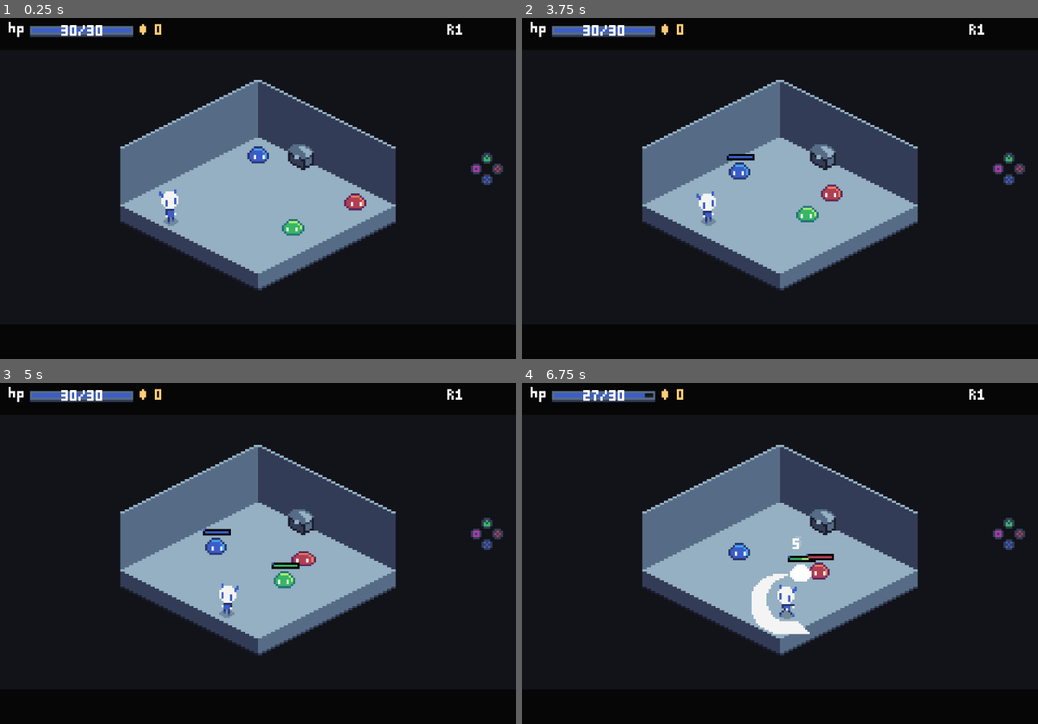
Above: before the commit, frames 1-4 (two rows, left to right).
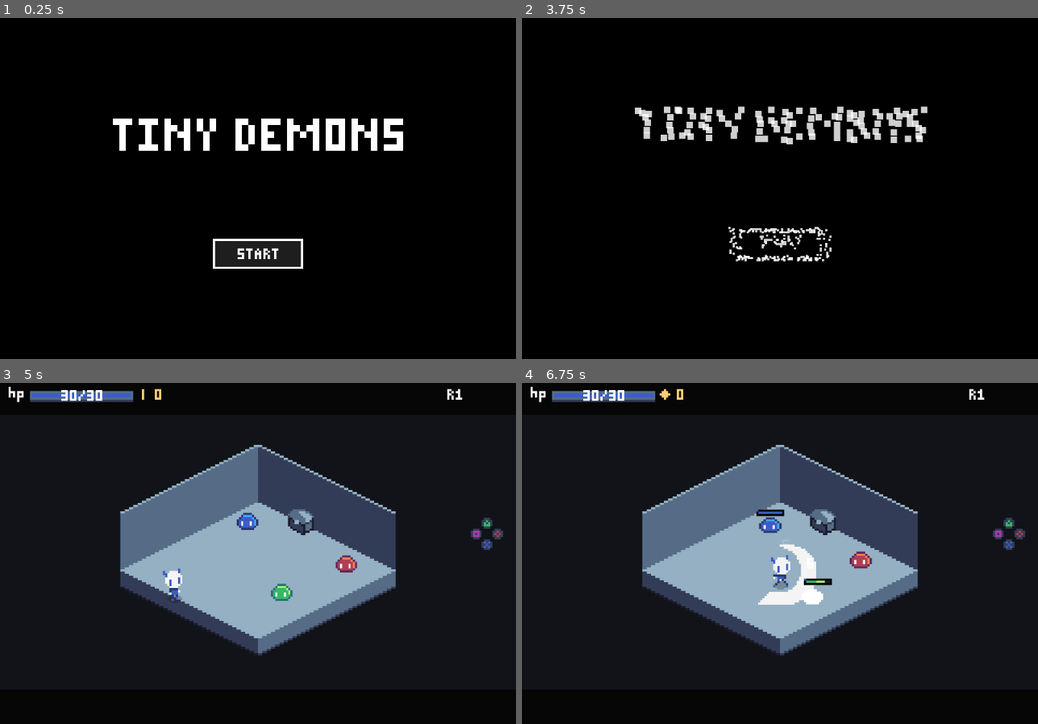
Above: after the commit, the same moments.

Repository: Whynchu/TinyDemons
Game: Godot game, scene res://scenes/main.tscn
Same seed, same stepped clock (60 frames per second), same inputs: the game is played once before the commit and once after it.
Inputs (mouse positions are in pixels of both pictures, inside the frame that each line leads up to):
- Up to frame 1 (0.25 s): no input
- Up to frame 2 (3.75 s): click (780, 253) at 0.52 s; click (780, 253) at 1.27 s; click (780, 249) at 2.02 s; click (780, 249) at 2.77 s; tap Enter (ui_accept) at 3.5, 3.6 s; move the mouse to (893, 171) at 3.52 s; hold Right from 3.53 s (still down); click (893, 171) at 3.67 s
- Up to frame 3 (5 s): tap Enter (ui_accept) at 3.77, 4.07, 4.52, 4.55, 4.82 s; move the mouse to (154, 570) at 4.27 s; release Right at 4.28 s; hold Down from 4.28 s (still down); tap Q at 4.35 s; click (154, 570) at 4.42 s
- Up to frame 4 (6.75 s): move the mouse to (831, 475) at 5.02 s; release Down at 5.03 s; hold Right 5.03-5.78 s; hold Tab 5.03-5.78 s; click (831, 475) at 5.17 s; tap Enter (ui_accept) at 5.3, 6.02, 6.05, 6.32 s; move the mouse to (754, 621) at 5.77 s; hold Up 5.78-6.53 s; tap J at 5.85 s; click (754, 621) at 5.92 s; move the mouse to (934, 604) at 6.52 s; hold Left from 6.53 s (still down); hold Space from 6.53 s (still down); click (934, 604) at 6.67 s

The runs differ from the first frame. In frame 1, 24% of the frame differs, in the area x 1-98%, y 1-80%; in frame 2, 25%; in frame 3, 1.7%; in frame 4, 2.8%.

Commit message:
Add title and game over presentation

Diff:
--- a/tiny-demons/scripts/gameplay.gd
+++ b/tiny-demons/scripts/gameplay.gd
@@ -230,7 +230,20 @@
 var player_death_texture: Texture2D = null
 var game_over_overlay: ColorRect = null
 var game_over_button: Button = null
+var game_over_title_button: Button = null
 var game_over_fade_timer := 0.0
+var title_overlay: ColorRect = null
+var title_start_button: Button = null
+var title_frame_timer := 0.0
+var title_screen_text: Sprite2D = null
+var title_start_text: Sprite2D = null
+var title_transition_active := false
+var title_transition_timer := 0.0
+var title_particles: Array[Dictionary] = []
+var title_particle_layer: Node2D = null
+var scene_transition_overlay: ColorRect = null
+var scene_transition_timer := 0.0
+var scene_transition_active := false
 var gold := 0
 var interact_input_was_down := false
 var chest_unlocked := false
@@ -329,6 +342,8 @@
 	_build_gold_indicator()
 	_build_button_hud()
 	_build_game_over_ui()
+	_build_title_screen()
+	_build_scene_transition()
 	player_equipment = player.get_node_or_null("Equipment") as EquipmentComponent
 	if player_equipment == null:
 		player_equipment = EquipmentComponent.new()
@@ -381,6 +396,19 @@
 func _physics_process(delta: float) -> void:
 	if walkable_outline.is_empty():
 		return
+	if scene_transition_active:
+		scene_transition_timer += delta
+		scene_transition_overlay.modulate.a = clampf(scene_transition_timer / 0.28, 0.0, 1.0)
+		# Hold the fully black frame briefly before reloading the scene.
+		if scene_transition_timer >= 0.34:
+			get_tree().reload_current_scene()
+		return
+	if title_transition_active or (title_overlay != null and title_overlay.visible):
+		_update_title_screen(delta)
+		if title_transition_active and title_transition_timer < 0.72:
+			return
+		if not title_transition_active:
+			return
 	if hitstop_timer > 0.0:
 		hitstop_timer = maxf(hitstop_timer - delta, 0.0)
 		return
@@ -509,7 +537,11 @@
 		game_over_fade_timer += delta
 		game_over_overlay.modulate.a = clampf(game_over_fade_timer / GAME_OVER_FADE_TIME, 0.0, 1.0)
 		if game_over_button != null:
-			game_over_button.modulate.a = 0.55 + sin(game_over_fade_timer * 7.0) * 0.45
+			game_over_button.modulate.a = _retro_button_alpha(game_over_fade_timer)
+			game_over_button.position.y = 105.0 + _retro_button_bob(game_over_fade_timer)
+		if game_over_title_button != null:
+			game_over_title_button.modulate.a = _retro_button_alpha(game_over_fade_timer + 0.6)
+			game_over_title_button.position.y = 121.0 + _retro_button_bob(game_over_fade_timer + 0.4)
 	elif player_death_timer >= death_effect_end + PLAYER_DEATH_OBSERVE_TIME:
 		_show_game_over()
 
@@ -557,7 +589,7 @@
 	game_over_overlay.name = "GameOverOverlay"
 	game_over_overlay.position = Vector2.ZERO
 	game_over_overlay.size = Vector2(240, 160)
-	game_over_overlay.color = Color(0, 0, 0, 0.82)
+	game_over_overlay.color = Color(0, 0, 0, 0.62)
 	game_over_overlay.mouse_filter = Control.MOUSE_FILTER_STOP
 	game_over_overlay.visible = false
 	game_over_overlay.modulate.a = 0.0
@@ -594,6 +626,23 @@
 	game_over_button.add_child(restart_text)
 	game_over_button.pressed.connect(_restart_game)
 	game_over_overlay.add_child(game_over_button)
+	game_over_title_button = Button.new()
+	game_over_title_button.position = Vector2(99, 121)
+	game_over_title_button.size = Vector2(42, 12)
+	game_over_title_button.text = ""
+	game_over_title_button.focus_mode = Control.FOCUS_ALL
+	game_over_title_button.mouse_default_cursor_shape = Control.CURSOR_POINTING_HAND
+	game_over_title_button.add_theme_stylebox_override("normal", normal_style)
+	game_over_title_button.add_theme_stylebox_override("hover", focus_style)
+	game_over_title_button.add_theme_stylebox_override("focus", focus_style)
+	var title_button_text := Sprite2D.new()
+	title_button_text.texture = _pixel_text_texture("TITLE", Color.WHITE)
+	title_button_text.centered = true
+	title_button_text.position = game_over_title_button.size * 0.5
+	title_button_text.texture_filter = CanvasItem.TEXTURE_FILTER_NEAREST
+	game_over_title_button.add_child(title_button_text)
+	game_over_title_button.pressed.connect(_return_to_title)
+	game_over_overlay.add_child(game_over_title_button)
 
 
 func _show_game_over() -> void:
@@ -605,6 +654,206 @@
 	game_over_button.grab_focus()
 
 
+func _build_title_screen() -> void:
+	title_overlay = ColorRect.new()
+	title_overlay.name = "TitleOverlay"
+	title_overlay.position = Vector2.ZERO
+	title_overlay.size = Vector2(240, 160)
+	title_overlay.color = Color.BLACK
+	title_overlay.mouse_filter = Control.MOUSE_FILTER_STOP
+	title_overlay.z_index = 0
+	ui.add_child(title_overlay)
+
+	title_screen_text = Sprite2D.new()
+	title_screen_text.texture = _pixel_text_texture("TINY DEMONS", Color.WHITE)
+	title_screen_text.centered = false
+	title_screen_text.scale = Vector2(3, 3)
+	title_screen_text.position = Vector2((240.0 - title_screen_text.texture.get_width() * 3.0) * 0.5, 48)
+	title_screen_text.texture_filter = CanvasItem.TEXTURE_FILTER_NEAREST
+	title_overlay.add_child(title_screen_text)
+
+	title_start_button = Button.new()
+	title_start_button.position = Vector2(99, 103)
+	title_start_button.size = Vector2(42, 14)
+	title_start_button.text = ""
+	title_start_button.focus_mode = Control.FOCUS_ALL
+	title_start_button.mouse_default_cursor_shape = Control.CURSOR_POINTING_HAND
+	var normal_style := StyleBoxFlat.new()
+	normal_style.bg_color = Color(0, 0, 0, 0)
+	normal_style.border_color = Color.WHITE
+	normal_style.set_border_width_all(1)
+	var focus_style := StyleBoxFlat.new()
+	focus_style.bg_color = Color(1, 1, 1, 0.12)
+	focus_style.border_color = Color.WHITE
+	focus_style.set_border_width_all(1)
+	title_start_button.add_theme_stylebox_override("normal", normal_style)
+	title_start_button.add_theme_stylebox_override("hover", focus_style)
+	title_start_button.add_theme_stylebox_override("focus", focus_style)
+	title_start_text = Sprite2D.new()
+	title_start_text.texture = _pixel_text_texture("START", Color.WHITE)
+	title_start_text.centered = true
+	title_start_text.position = title_start_button.size * 0.5
+	title_start_text.texture_filter = CanvasItem.TEXTURE_FILTER_NEAREST
+	title_start_button.add_child(title_start_text)
+	title_start_button.pressed.connect(_start_from_title)
+	title_overlay.add_child(title_start_button)
+	title_start_button.grab_focus()
+
+
+func _update_title_screen(delta: float) -> void:
+	if title_transition_active:
+		_update_title_particles(delta)
+		title_transition_timer += delta
+		var fade_start := 0.72
+		var fade_duration := 0.42
+		title_overlay.modulate.a = 1.0 if title_transition_timer < fade_start else clampf(1.0 - (title_transition_timer - fade_start) / fade_duration, 0.0, 1.0)
+		if title_transition_timer >= fade_start + fade_duration:
+			title_transition_active = false
+			title_overlay.visible = false
+		return
+	title_frame_timer += delta
+	var pulse := _retro_button_alpha(title_frame_timer)
+	if title_start_button != null:
+		title_start_button.modulate.a = pulse
+		title_start_button.position.y = 103.0 + _retro_button_bob(title_frame_timer)
+	if Input.is_action_just_pressed("ui_accept") or _is_interact_input_pressed():
+		_start_from_title()
+
+
+func _retro_button_alpha(timer: float) -> float:
+	var cycle := 2.4
+	var phase := fmod(timer, cycle)
+	var pulse := 1.0
+	if phase >= 0.6 and phase < 1.5:
+		pulse = lerpf(1.0, 0.45, (phase - 0.6) / 0.9)
+	elif phase >= 1.5 and phase < 2.1:
+		pulse = lerpf(0.45, 1.0, (phase - 1.5) / 0.6)
+	# Quantize both time and brightness into deliberate pixel-art steps.
+	return snappedf(snappedf(pulse, 0.08), 0.125)
+
+
+func _retro_button_bob(timer: float) -> float:
+	return snappedf(sin(timer / 3.6 * TAU) * 1.5, 0.5)
+
+
+func _start_from_title() -> void:
+	if title_overlay == null or not title_overlay.visible:
+		return
+	_spawn_title_pixel_breakup(title_screen_text)
+	_spawn_title_pixel_breakup(title_start_text)
+	title_overlay.visible = true
+	title_overlay.modulate.a = 1.0
+	title_transition_active = true
+	title_transition_timer = 0.0
+	if title_screen_text != null:
+		title_screen_text.visible = false
+	if title_start_text != null:
+		title_start_text.visible = false
+	if title_start_button != null:
+		title_start_button.visible = false
+		title_start_button.release_focus()
+
+
+func _spawn_title_pixel_breakup(source_sprite: Sprite2D) -> void:
+	if source_sprite == null or source_sprite.texture == null:
+		return
+	if title_particle_layer == null:
+		title_particle_layer = Node2D.new()
+		title_particle_layer.name = "TitleParticleLayer"
+		title_particle_layer.z_index = 10
+		ui.add_child(title_particle_layer)
+	var image := source_sprite.texture.get_image()
+	if image == null:
+		return
+	var noise := FastNoiseLite.new()
+	noise.seed = rng.randi()
+	noise.frequency = 0.28
+	for y in image.get_height():
+		for x in image.get_width():
+			var color := image.get_pixel(x, y)
+			if color.a <= 0.0:
+				continue
+			var pixel_position := source_sprite.global_position
+			var pixel_size := source_sprite.scale
+			if source_sprite.centered:
+				pixel_position -= Vector2(image.get_width(), image.get_height()) * pixel_size * 0.5
+			pixel_position += Vector2(x, y) * pixel_size
+			var noise_value := noise.get_noise_2d(float(x), float(y))
+			var direction := Vector2(noise_value, -1.0).normalized()
+			var speed := 8.0 + (noise_value + 1.0) * 14.0
+			var particle := Sprite2D.new()
+			particle.texture = _pixel_particle_texture(color)
+			particle.centered = false
+			particle.scale = pixel_size
+			particle.texture_filter = CanvasItem.TEXTURE_FILTER_NEAREST
+			particle.z_as_relative = true
+			particle.z_index = 3
+			particle.position = pixel_position
+			title_particle_layer.add_child(particle)
+			title_particles.append({
+				"sprite": particle,
+				"velocity": direction * speed,
+				"timer": 1.14,
+				"lifetime": 1.14,
+				"gravity": 0.0,
+			})
+
+	_spawn_title_button_frame_breakup()
+
+
+func _spawn_title_button_frame_breakup() -> void:
+	if title_start_button == null:
+		return
+	var origin := title_start_button.position
+	var width := int(title_start_button.size.x)
+	var height := int(title_start_button.size.y)
+	for x in range(width):
+		_spawn_title_frame_particle(origin + Vector2(x, 0))
+		_spawn_title_frame_particle(origin + Vector2(x, height - 1))
+	for y in range(1, height - 1):
+		_spawn_title_frame_particle(origin + Vector2(0, y))
+		_spawn_title_frame_particle(origin + Vector2(width - 1, y))
+
+
+func _spawn_title_frame_particle(frame_position: Vector2) -> void:
+	var particle := Sprite2D.new()
+	particle.texture = _pixel_particle_texture(Color.WHITE)
+	particle.centered = false
+	particle.texture_filter = CanvasItem.TEXTURE_FILTER_NEAREST
+	particle.z_as_relative = true
+	particle.z_index = 3
+	particle.position = frame_position
+	title_particle_layer.add_child(particle)
+	var noise_value := rng.randf_range(-1.0, 1.0)
+	title_particles.append({
+		"sprite": particle,
+		"velocity": Vector2(noise_value * 14.0, -10.0 - absf(noise_value) * 10.0),
+		"timer": 1.14,
+		"lifetime": 1.14,
+		"gravity": 0.0,
+	})
+
+
+func _update_title_particles(delta: float) -> void:
+	for index in range(title_particles.size() - 1, -1, -1):
+		var particle_data := title_particles[index]
+		var particle := particle_data["sprite"] as Sprite2D
+		var timer := float(particle_data["timer"]) - delta
+		if particle == null or timer <= 0.0:
+			if particle != null:
+				particle.queue_free()
+			title_particles.remove_at(index)
+			continue
+		var velocity := particle_data["velocity"] as Vector2
+		var logical_position := particle_data.get("logical_position", particle.position) as Vector2
+		logical_position += velocity * delta
+		particle_data["logical_position"] = logical_position
+		particle.position = _snap_half_pixel(logical_position)
+		var lifetime := float(particle_data.get("lifetime", 1.14))
+		particle.modulate.a = clampf(timer / lifetime, 0.0, 1.0)
+		particle_data["timer"] = timer
+
+
 func _update_game_over_input() -> void:
 	if game_over_overlay == null or not game_over_overlay.visible:
 		return
@@ -613,7 +862,31 @@
 
 
 func _restart_game() -> void:
-	get_tree().reload_current_scene()
+	_begin_scene_transition()
+
+
+func _return_to_title() -> void:
+	_begin_scene_transition()
+
+
+func _build_scene_transition() -> void:
+	scene_transition_overlay = ColorRect.new()
+	scene_transition_overlay.name = "SceneTransitionOverlay"
+	scene_transition_overlay.position = Vector2.ZERO
+	scene_transition_overlay.size = Vector2(240, 160)
+	scene_transition_overlay.color = Color.BLACK
+	scene_transition_overlay.mouse_filter = Control.MOUSE_FILTER_STOP
+	scene_transition_overlay.z_index = 200
+	scene_transition_overlay.modulate.a = 0.0
+	ui.add_child(scene_transition_overlay)
+
+
+func _begin_scene_transition() -> void:
+	if scene_transition_active or scene_transition_overlay == null:
+		return
+	scene_transition_active = true
+	scene_transition_timer = 0.0
+	scene_transition_overlay.visible = true
 
 
 func _move_player(delta: float) -> void:
@@ -1642,8 +1915,8 @@
 		particle_data["timer"] = timer
 
 
-func _snap_half_pixel(position: Vector2) -> Vector2:
-	return Vector2(snappedf(position.x, 0.5), snappedf(position.y, 0.5))
+func _snap_half_pixel(world_position: Vector2) -> Vector2:
+	return Vector2(snappedf(world_position.x, 0.5), snappedf(world_position.y, 0.5))
 
 
 func _pixel_particle_texture(color: Color, size: int = 1) -> Texture2D:
@@ -2120,6 +2393,12 @@
 		"R": ["110", "101", "110", "101", "101"],
 		"S": ["111", "100", "111", "001", "111"],
 		"T": ["111", "010", "010", "010", "010"],
+		"I": ["111", "010", "010", "010", "111"],
+		"Y": ["101", "101", "010", "010", "010"],
+		"N": ["1001", "1101", "1011", "1001", "1001"],
+		"D": ["110", "101", "101", "101", "110"],
+		"U": ["101", "101", "101", "101", "111"],
+		"L": ["100", "100", "100", "100", "111"],
 		"0": ["111", "101", "101", "101", "111"],
 		"1": ["010", "110", "010", "010", "111"],
 		"2": ["111", "001", "111", "100", "111"],
